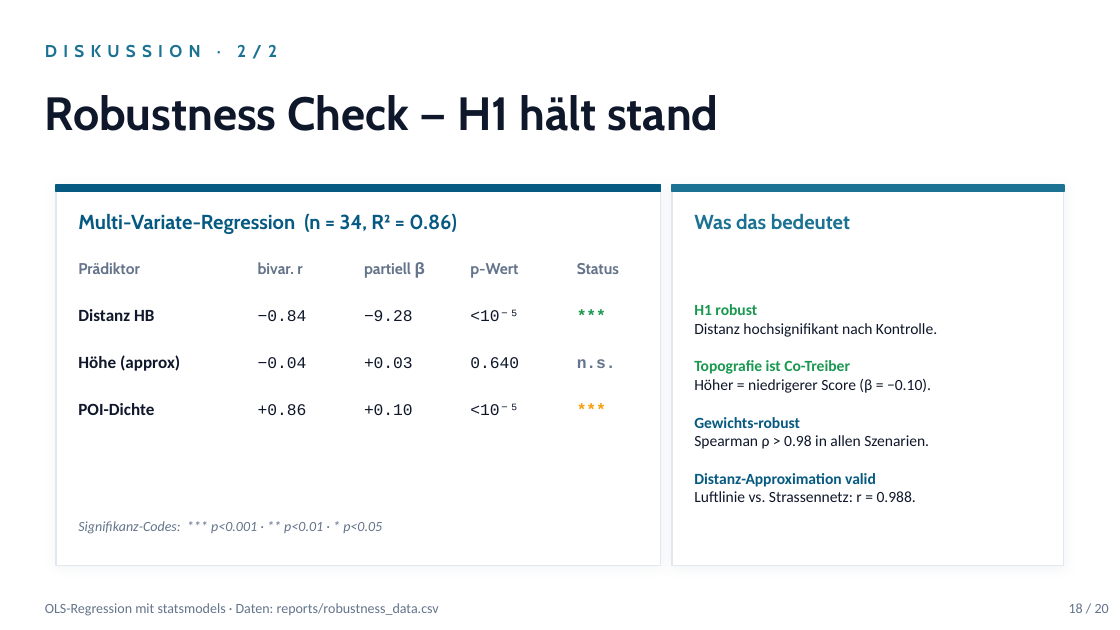
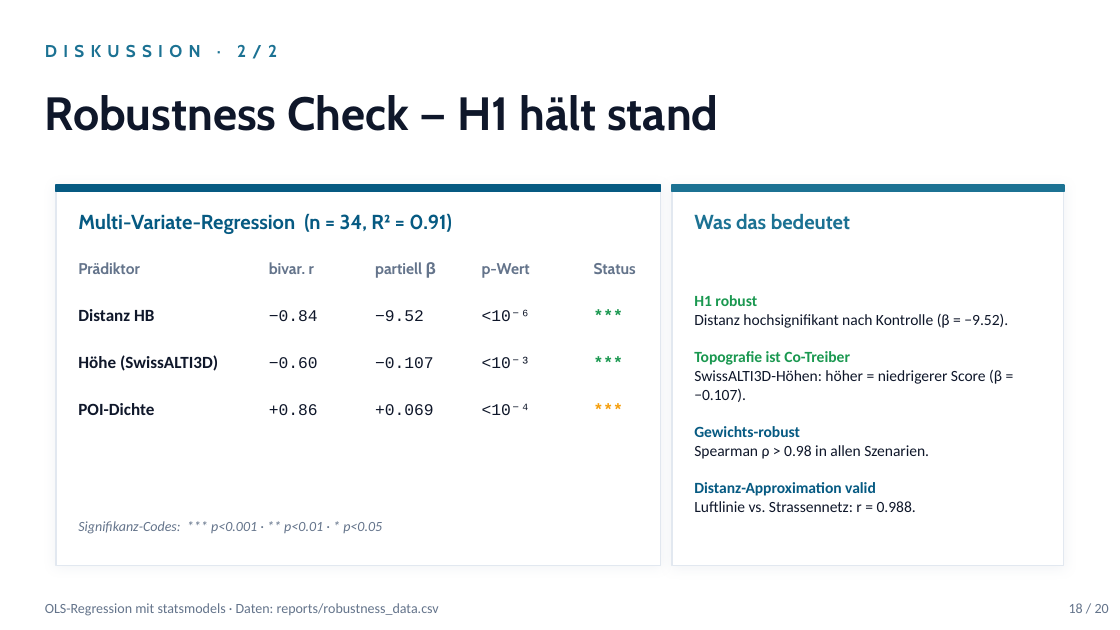
Before and after one commit to sanirmem/zh15min, a slide deck: slide 18 of reports/zh15min_slides.pptx. Drawn at 1120x630 pixels with LibreOffice and Linux fonts; fonts in the diff are those of the drawing. Boxes give left, top, right and bottom in pixels: in the first picture for what was removed or moved away, otherwise in the second. Text is boxed around its words. In the diff, an @@ line names an element or a change of style, - is before the commit and + after.

```diff
--- a/reports/zh15min_slides.pptx
+++ b/reports/zh15min_slides.pptx
@@ text at (x1=78, y1=213, x2=452, y2=234): text changed @@
-Multi-Variate-Regression (n = 34, R² = 0.86)
+Multi-Variate-Regression (n = 34, R² = 0.91)
@@ text "p-Wert" moved from (x1=470, y1=263, x2=518, y2=278) to (x1=482, y1=263, x2=530, y2=278) @@
@@ text "Status" moved from (x1=577, y1=263, x2=619, y2=274) to (x1=594, y1=263, x2=636, y2=274) @@
@@ text "***" rewrapped from (x1=577, y1=297, x2=655, y2=333) to (x1=594, y1=297, x2=661, y2=333) @@
@@ text at (x1=375, y1=310, x2=424, y2=321): text changed @@
-−9.28
+−9.52
@@ text at (x1=482, y1=309, x2=530, y2=321): text changed @@
-<10⁻⁵
+<10⁻⁶
@@ text at (x1=694, y1=314, x2=1008, y2=328): text changed @@
-Distanz hochsignifikant nach Kontrolle.
+Distanz hochsignifikant nach Kontrolle (β = −9.52).
@@ text at (x1=78, y1=355, x2=218, y2=371): text changed @@
-Höhe (approx)
+Höhe (SwissALTI3D)
@@ text at (x1=269, y1=357, x2=318, y2=368): text changed @@
-−0.04
+−0.60
@@ text at (x1=375, y1=357, x2=433, y2=368): text changed @@
-+0.03
+−0.107
@@ text at (x1=482, y1=356, x2=530, y2=368): text changed @@
-0.640
+<10⁻³
@@ text at (x1=577, y1=359, x2=616, y2=368): text changed; text colour #64748B to #1A9850 @@
-n.s.
+***
@@ text at (x1=694, y1=370, x2=1002, y2=402): text changed @@
-Höher = niedrigerer Score (β = −0.10).
+SwissALTI3D-Höhen: höher = niedrigerer Score (β = −0.107).
@@ 4 texts moved together from (x1=258, y1=262, x2=425, y2=415) to (x1=269, y1=262, x2=436, y2=415) @@
@@ text at (x1=375, y1=404, x2=433, y2=415): text changed @@
-+0.10
++0.069
@@ text at (x1=482, y1=403, x2=530, y2=415): text changed @@
-<10⁻⁵
+<10⁻⁴
@@ text "***" rewrapped from (x1=577, y1=391, x2=655, y2=427) to (x1=594, y1=391, x2=661, y2=427) @@
```
Also in this commit, not shown: 3 other slides changed, 11 other files.
